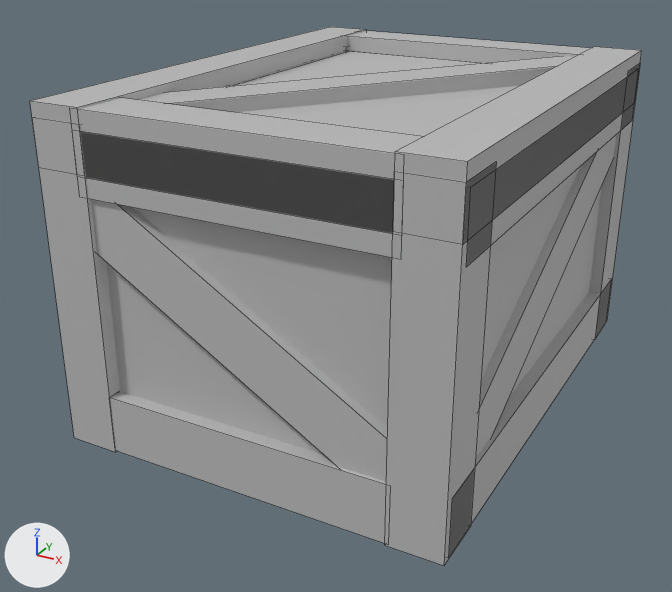
The FBX model Art/Models/Crate3.fbx: old version first, new version second.
One viewpoint serves both versions: a 50 mm lens placed at (0.4, 0.866, 0.487), pointed at (-0.025, 1.64, 0.1). The axes (+X, +Y, +Z) are drawn at lower left. The lights are the same throughout. Mesh edges are drawn as thin lines. Where no turn or scale is listed for an object, it has been applied to the vertices. Vertices at the same position are counted once.

In view in the first picture: 'Crate3'.
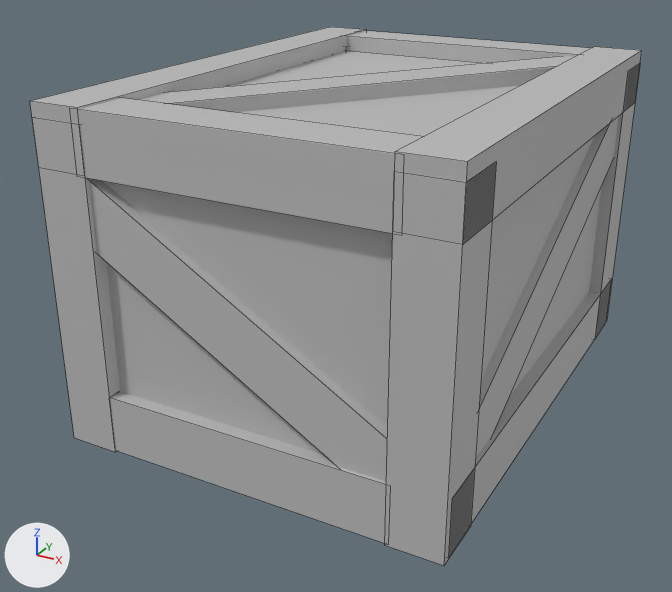
The newer file is also turned or shifted as a whole; pictures and numbers use the older file's frame.

The change, as a list of edits to the scene's bpy script:
```text
Change me_mesh:
    where me_mesh.from_pydata(...)  # 180 vertices, 136 faces; spans x -0.194..0.194, y -0.258..0.258, z -0.164..0.164
    used by ob_crate3; location = (-0.003, 1.682, 0.16)
    me_mesh part 1: the loose piece of 8 vertices spanning x -0.151..0.149, y -0.258..-0.205, z 0.087..0.144 is deleted
    me_mesh part 2: the loose piece of 8 vertices spanning x 0.142..0.194, y -0.249..0.254, z 0.087..0.144 is deleted
```

What differs and where, as boxes (x1, y1, x2, y2) in the pictures (672 x 592 px):
part 1 of me_mesh, deleted
    before: (81, 132, 394, 257)
part 2 of me_mesh, deleted
    before: (466, 71, 638, 267)
